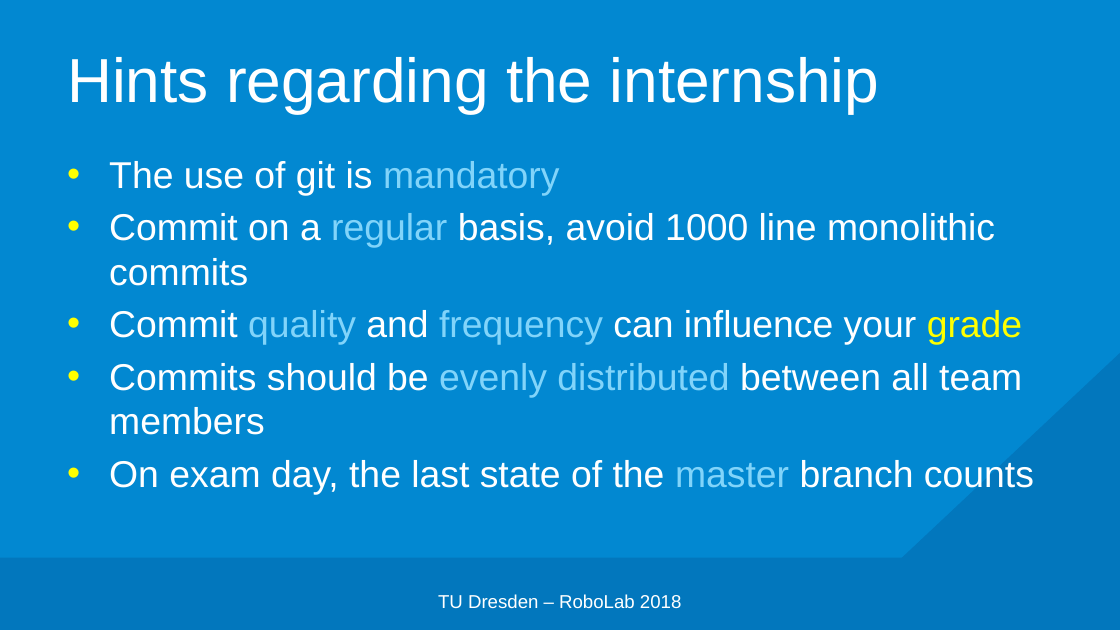
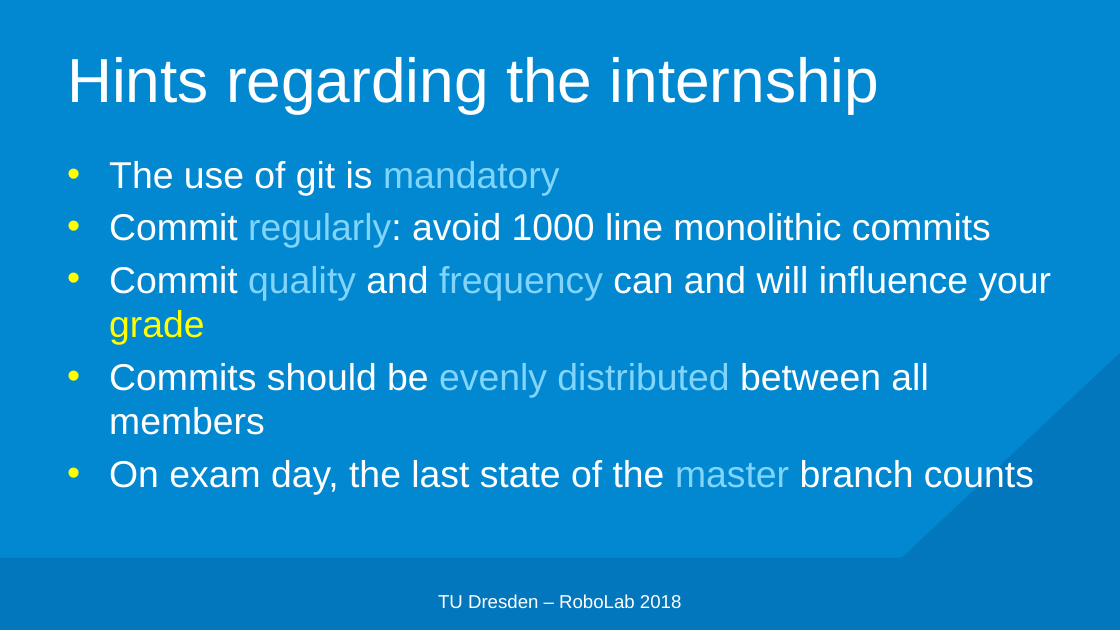
Before and after one commit to edisontrent1337/gitslides, a slide deck: slide 46 of Git-robolab-lab.pptx. Drawn at 1120x630 pixels with LibreOffice and Linux fonts; fonts in the diff are those of the drawing; background and template pictures are left out. Boxes give left, top, right and bottom in pixels: in the first picture for what was removed or moved away, otherwise in the second. Text is boxed around its words. In the diff, an @@ line names an element or a change of style, - is before the commit and + after.

```diff
--- a/Git-robolab-lab.pptx
+++ b/Git-robolab-lab.pptx
@@ text at [109,213,1052,435]: text changed @@
-• Commit on a regular basis, avoid 1000 line monolithic commits
-• Commit quality and frequency can influence your grade
-• Commits should be evenly distributed between all team members
+• Commit regularly: avoid 1000 line monolithic commits
+• Commit quality and frequency can and will influence your grade
+• Commits should be evenly distributed between all members
```
Also in this commit, not shown: 16 other slides changed, 1 other file.
